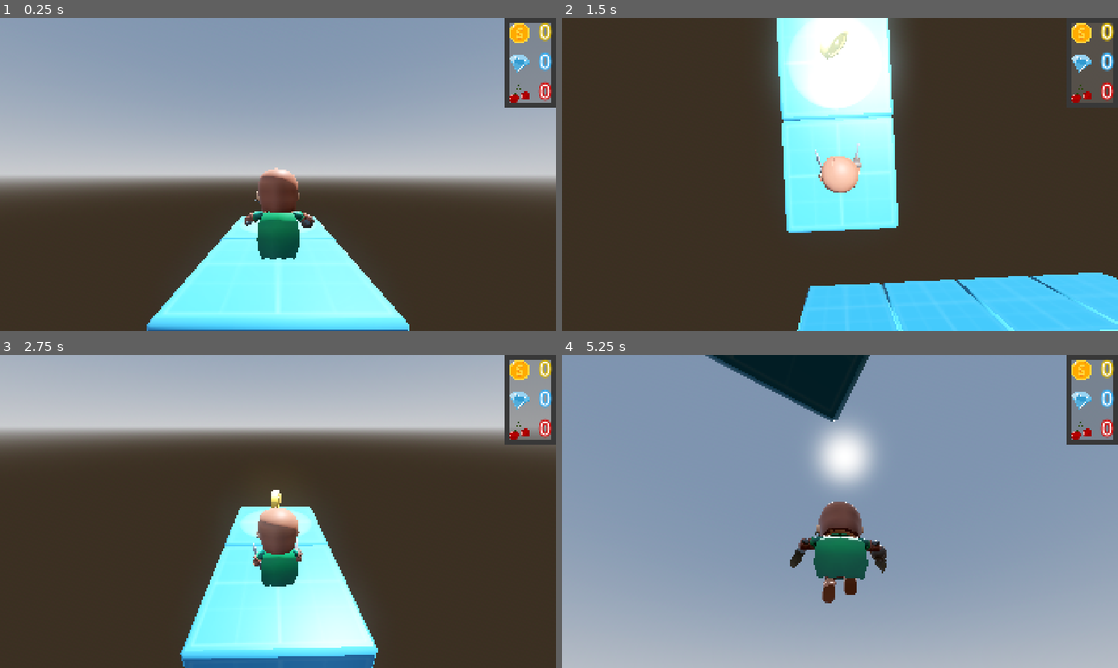
Above: before the commit, frames 1-4 (two rows, left to right).
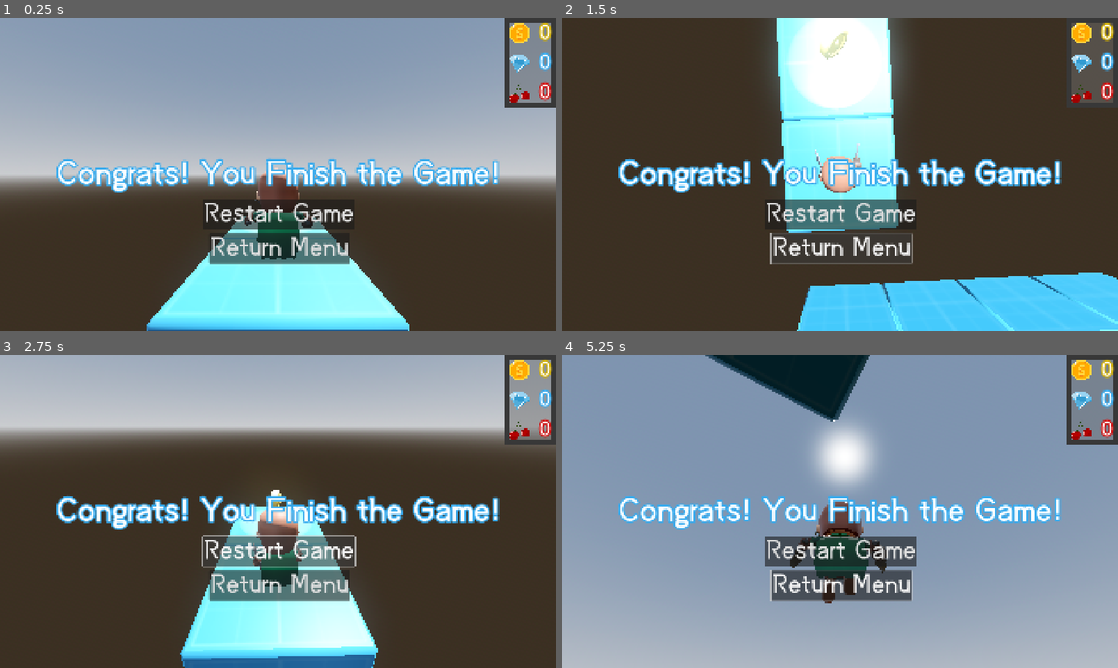
Above: after the commit, the same moments.

Repository: AbsoluteZer0527/My-first-3D-Godot-game
Game: Godot game, scene res://Scenes/game_scene.tscn
Two runs of this game, one before a commit and one after it. Both use one fixed random seed, a clock stepped at 60 frames per second and the inputs below.
Inputs (mouse positions are in pixels of both pictures, inside the frame that each line leads up to):
- Up to frame 1 (0.25 s): no input
- Up to frame 2 (1.5 s): click (840, 215) at 0.5 s, where only the run after the commit has a clickable "Restart Game"; click (840, 249) at 1.25 s, where only the run after the commit has a clickable "Return Menu"
- Up to frame 3 (2.75 s): click (278, 552) at 2 s, where only the run after the commit has a clickable "Restart Game"
- Up to frame 4 (5.25 s): click (840, 552) at 2.75 s, where only the run after the commit has a clickable "Restart Game"; tap Enter (ui_accept) at 3.5, 3.77 s; move the mouse to (867, 511) at 3.52 s; hold W (forward) 3.53-4.28 s; tap Tab at 3.6, 4.35, 5.1 s; move the mouse to (728, 527) at 4.27 s; hold S (backward) 4.28-5.03 s; move the mouse to (851, 505) at 5.02 s; hold W (forward) from 5.03 s (still down)

The runs differ from the first frame. In frame 1, 7.7% of the frame differs, in the area x 10-90%, y 44-79%; in frame 2, 7.1%; in frame 3, 8.6%; in frame 4, 8.6%.

Commit message:
Created Finish Game menu with two buttons: Restart Game and Return Menu

Diff:
--- a/First-3D/new-game-project/Scenes/game_scene.tscn
+++ b/First-3D/new-game-project/Scenes/game_scene.tscn
@@ -452,6 +452,55 @@
 theme_type_variation = &"CherryLabel"
 text = "0"
 
+[node name="WinLabel" type="Label" parent="UI"]
+anchors_preset = 8
+anchor_left = 0.5
+anchor_top = 0.5
+anchor_right = 0.5
+anchor_bottom = 0.5
+offset_left = -768.5
+offset_top = -60.5
+offset_right = 768.5
+offset_bottom = 60.5
+grow_horizontal = 2
+grow_vertical = 2
+size_flags_horizontal = 0
+theme = ExtResource("9_4xiap")
+theme_override_font_sizes/font_size = 120
+text = "Congrats! You Finish the Game!"
+
+[node name="RestartButton" type="Button" parent="UI/WinLabel"]
+layout_mode = 1
+anchors_preset = -1
+anchor_left = 0.5
+anchor_top = 1.6120001
+anchor_right = 0.5
+anchor_bottom = 1.6120001
+offset_left = -140.0
+offset_top = -50.552017
+offset_right = 144.0
+offset_bottom = 54.447983
+grow_horizontal = 2
+grow_vertical = 2
+theme = ExtResource("9_4xiap")
+text = "Restart Game"
+
+[node name="ReturnButton" type="Button" parent="UI/WinLabel"]
+layout_mode = 1
+anchors_preset = -1
+anchor_left = 0.5
+anchor_top = 1.6120001
+anchor_right = 0.5
+anchor_bottom = 1.6120001
+offset_left = -239.0
+offset_top = 68.15599
+offset_right = 247.0
+offset_bottom = 173.15599
+grow_horizontal = 2
+grow_vertical = 2
+theme = ExtResource("9_4xiap")
+text = "Return Menu"
+
 [node name="obstacle" parent="." instance=ExtResource("12_4xiap")]
 transform = Transform3D(1, 0, 0, 0, 1, 0, 0, 0, 1, 52, 9, 46)
 
--- a/First-3D/new-game-project/main_ui.tres
+++ b/First-3D/new-game-project/main_ui.tres
@@ -11,6 +11,8 @@
 border_color = Color(0.22, 0.22, 0.22, 1)
 
 [resource]
+Button/font_sizes/font_size = 96
+Button/styles/focus = null
 CherryLabel/base_type = &"Label"
 CherryLabel/colors/font_outline_color = Color(0.82, 0.049200002, 0.049200002, 1)
 CoinLabel/base_type = &"Label"
Not shown: 2 places in First-3D/new-game-project/Scenes/game_scene.tscn that only renumber resources
